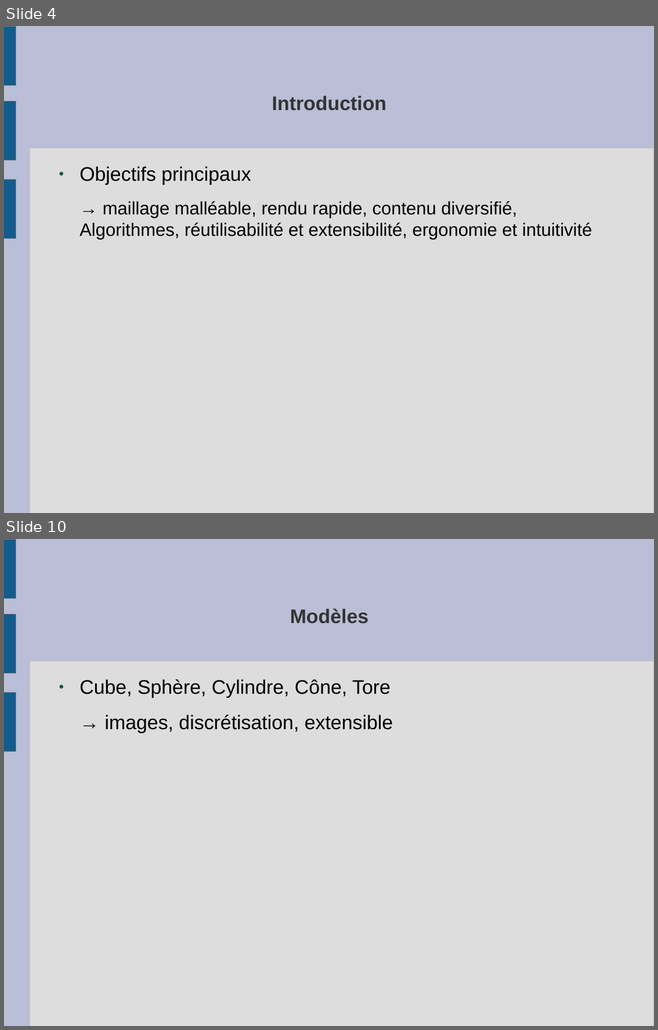
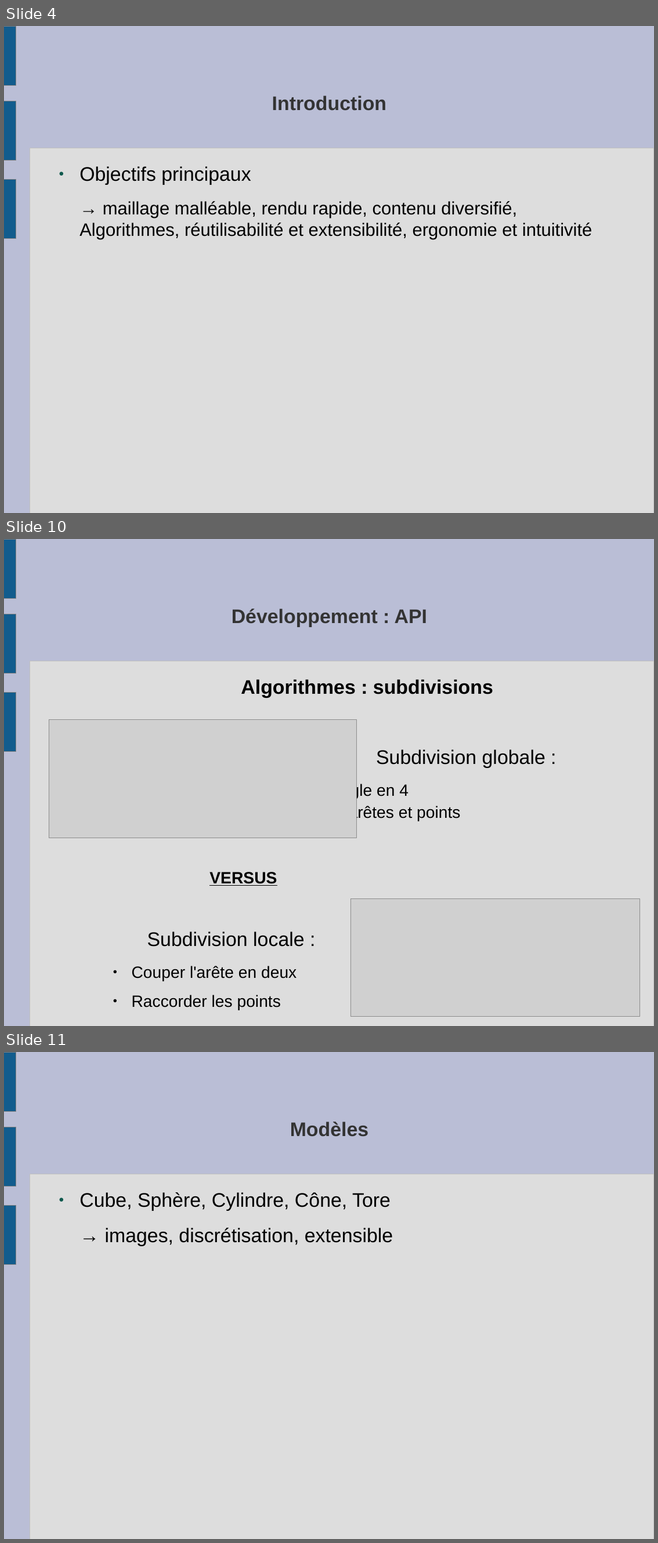
Before and after one commit to slvrgauthier/OpenSculpt, a slide deck: Documentation/Soutenance.odp. Shown one above the other, each under a label of ours: slides 4 and 10 before the commit, slides 4, 10 and 11 after it; the slides between them are not shown. The pictures are 658x1030 and 658x1543 pixels, drawn with LibreOffice and Linux fonts; fonts in the diff are those of the drawing; grey boxes stand for pictures. Boxes give left, top, right and bottom in pixels: in the first picture for what was removed or moved away, otherwise in the second. Text is boxed around its words. In the diff, an @@ line names an element or a change of style, - is before the commit and + after.

```diff
--- a/Documentation/Soutenance.odp
+++ b/Documentation/Soutenance.odp
@@ slide 10 added at [4,539,654,1026], background #BABED6; not listed: 4 template elements that a slide beside it also shows @@
@@ title added at [231,609,427,627], 24 pt, text #333333, bold @@
+Développement : API
@@ text added at [132,679,545,1011], 20 pt, text #000000 @@
+Algorithmes : subdivisions
+Subdivision globale :
+          ● Couper le triangle en 4
+          ● Raccorder les arêtes et points
+      VERSUS
+Subdivision locale :
+  ● Couper l'arête en deux
+  ● Raccorder les points
@@ picture added at [49,720,357,838] @@
@@ picture added at [351,899,640,1017] @@
@@ what was slide 10 is now slide 11 @@
```
Also in this commit, not shown: 4 slides changed, 3 other slides added, 3 slides removed, 11 other files.
